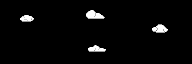
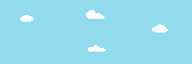
Revision of a layered 192×64 image; what changed, layer by layer:
hid "Layer 1" over [0,0,192,64]
